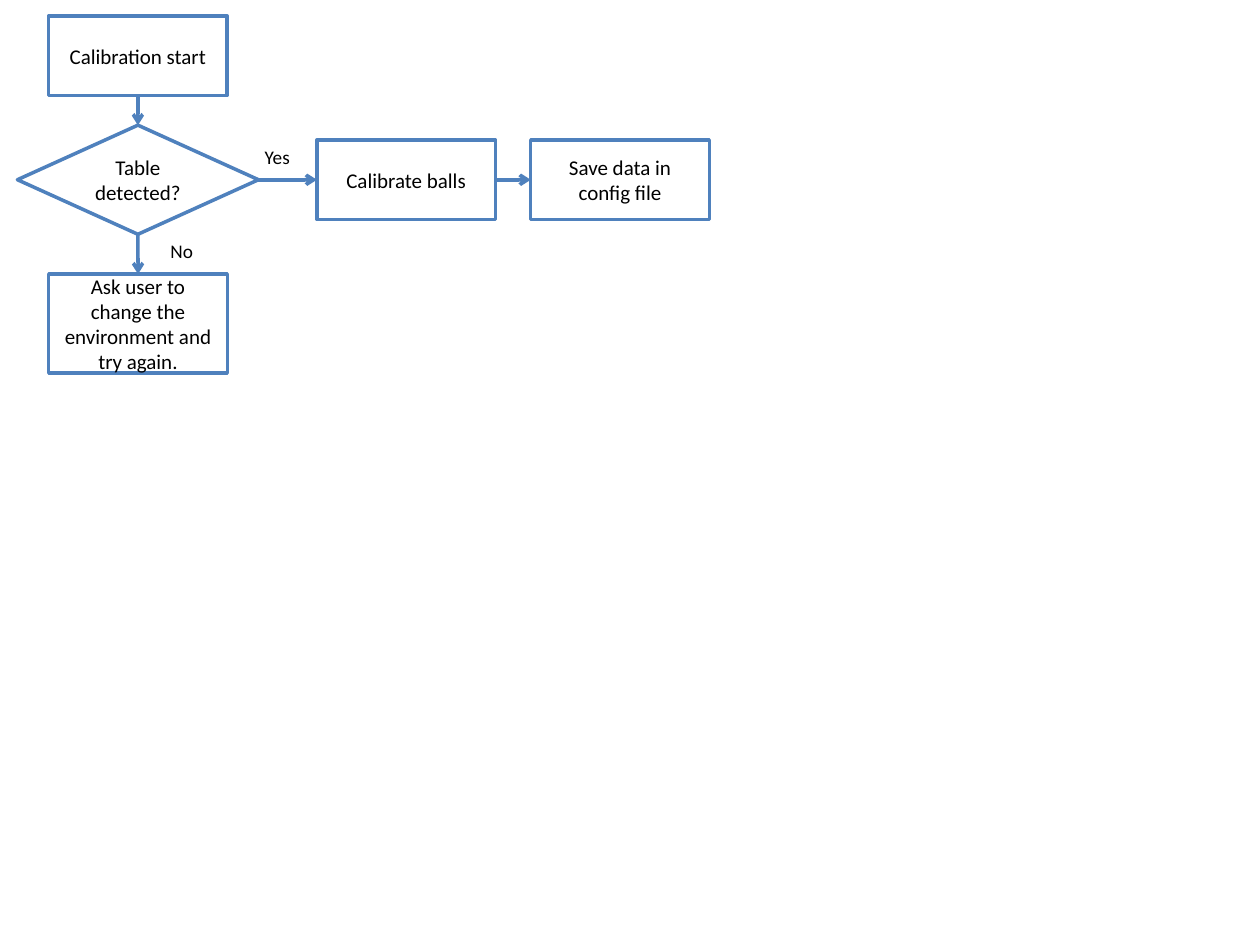
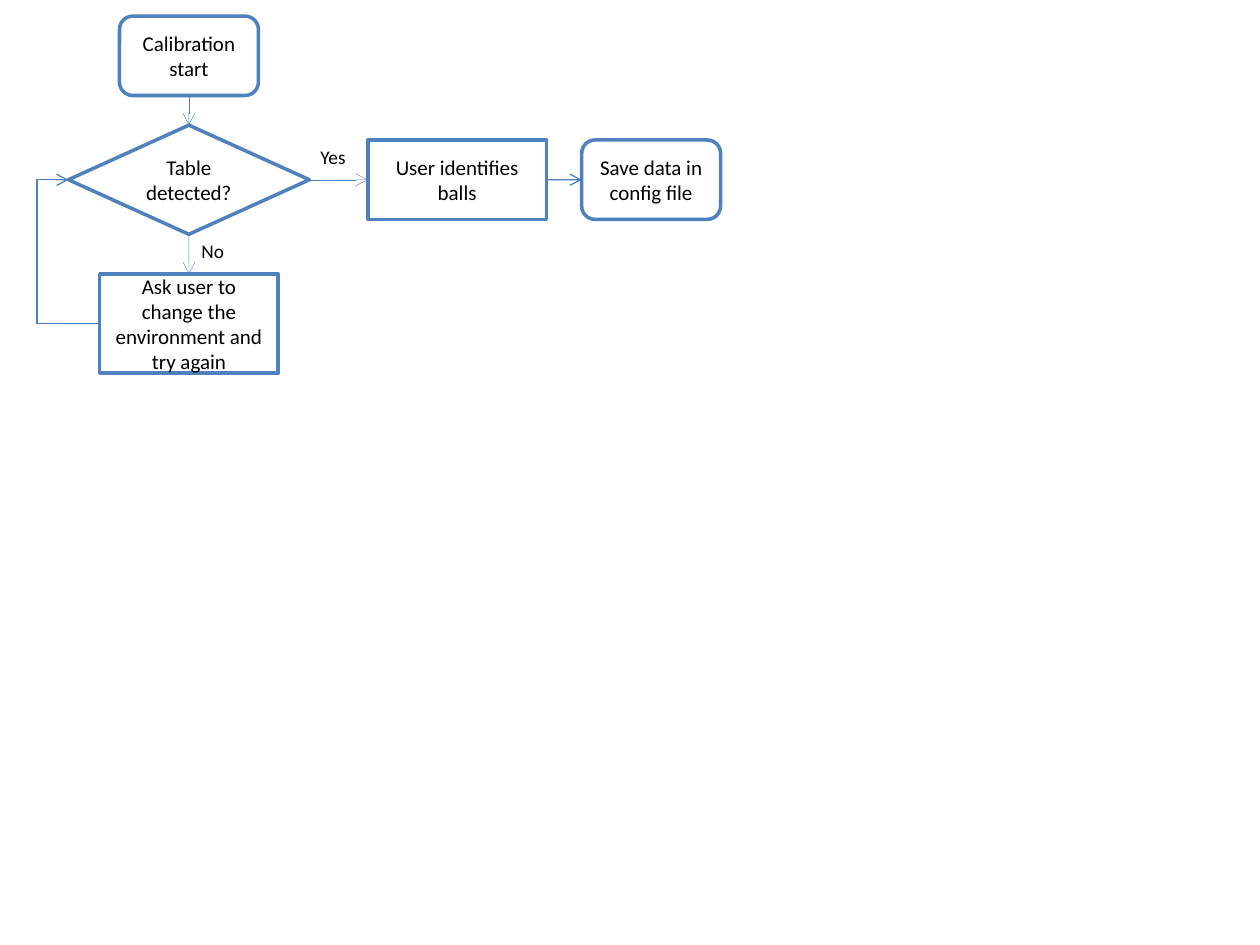
Before and after one commit to baekdahl/hyggekaffe, a slide deck: slide 1 of rapport/images/calib_flowchart.pptx. Drawn at 1260x945 pixels with LibreOffice and Linux fonts; fonts in the diff are those of the drawing. Boxes give left, top, right and bottom in pixels: in the first picture for what was removed or moved away, otherwise in the second. Text is boxed around its words. In the diff, an @@ line names an element or a change of style, - is before the commit and + after.

```diff
--- a/rapport/images/calib_flowchart.pptx
+++ b/rapport/images/calib_flowchart.pptx
@@ rounded rectangle "Calibration start" at <box>120,16,258,96</box>: rectangle to rounded rectangle @@
@@ rounded rectangle "Calibration start": place and size @@
-rounded rectangle "Calibration start" at <box>49,16,228,96</box>
+rounded rectangle "Calibration start" at <box>120,16,258,96</box>
@@ arrow (189, 96) - (189, 125): stroke #4F81BD 2 pt to #4F81BD 0.25 pt @@
@@ text "Yes": place and size @@
-text "Yes" at <box>265,151,290,164</box>
+text "Yes" at <box>320,151,345,164</box>
@@ rounded rectangle "Save data in config file": place and size @@
-rounded rectangle "Save data in config file" at <box>530,140,709,219</box>
+rounded rectangle "Save data in config file" at <box>582,140,721,219</box>
@@ rounded rectangle "Save data in config file" at <box>582,140,721,219</box>: rectangle to rounded rectangle @@
@@ text in rectangle at <box>396,160,518,200</box>: text changed @@
-Calibrate balls
+User identifies balls
@@ elbow arrow added from (100, 324) to (68, 180), #4B7EBC 0.75 pt @@
@@ arrow (310, 180) - (368, 180): stroke #4F81BD 2 pt to #4F81BD 0.25 pt @@
@@ 4 arrows, 2 rectangles, 1 diamond: place and size @@
-4 arrows, 2 rectangles, 1 diamond at <box>18,96,530,374</box>
+4 arrows, 2 rectangles, 1 diamond at <box>68,96,582,374</box>
@@ arrow (547, 180) - (582, 180): stroke #4F81BD 2 pt to #4B7EBC 0.75 pt @@
@@ text "No": place and size @@
-text "No" at <box>170,245,193,258</box>
+text "No" at <box>201,245,224,258</box>
@@ arrow (189, 234) - (189, 275): stroke #4F81BD 2 pt to #4F81BD 0.25 pt @@
@@ text in rectangle at <box>116,279,262,375</box>: text changed @@
-Ask user to change the environment and try again.
+Ask user to change the environment and try again
```
Also in this commit, not shown: 8 other files.
